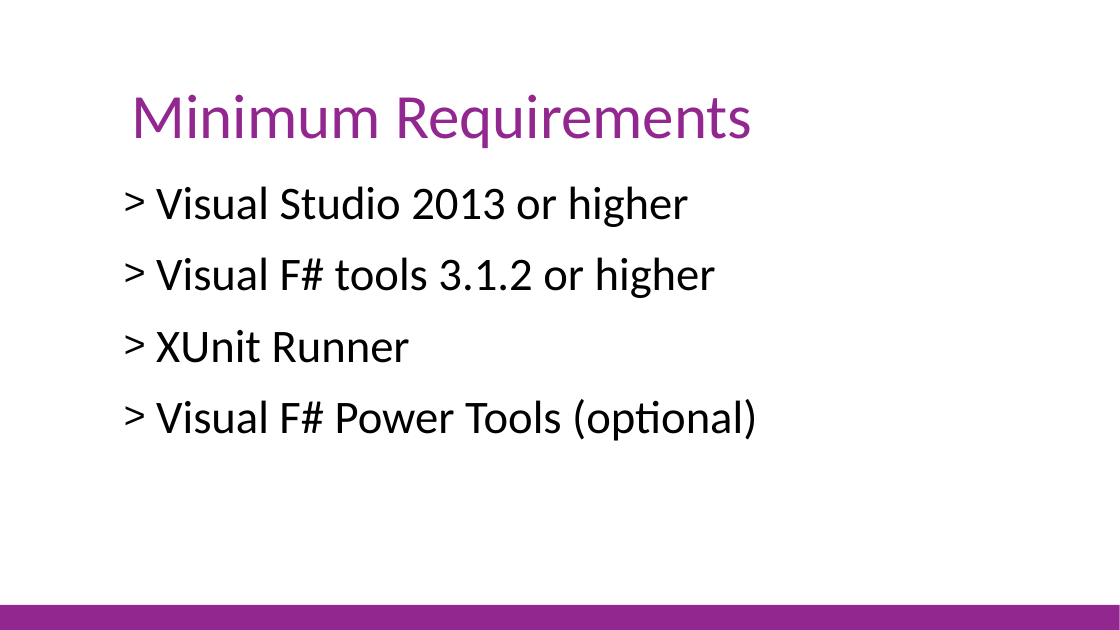
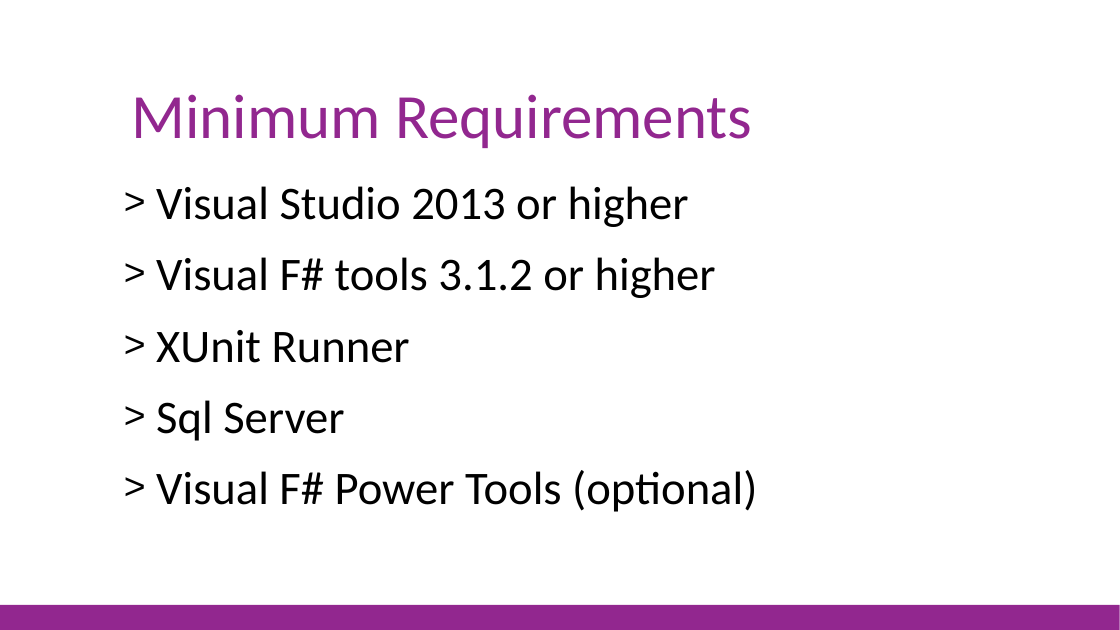
Before and after one commit to jorgef/fsharpworkshop, a slide deck: slide 5 of FSharpWorkshop_Slides.pptx. Drawn at 1120x630 pixels with LibreOffice and Linux fonts; fonts in the diff are those of the drawing. Boxes give left, top, right and bottom in pixels: in the first picture for what was removed or moved away, otherwise in the second. Text is boxed around its words. In the diff, an @@ line names an element or a change of style, - is before the commit and + after.

Commit message:
Added sql server dependency

```diff
--- a/FSharpWorkshop_Slides.pptx
+++ b/FSharpWorkshop_Slides.pptx
@@ text at <box>156,400,344,441</box>: paragraph added @@
+> Sql Server
```
Also in this commit, not shown: 1 other file.
